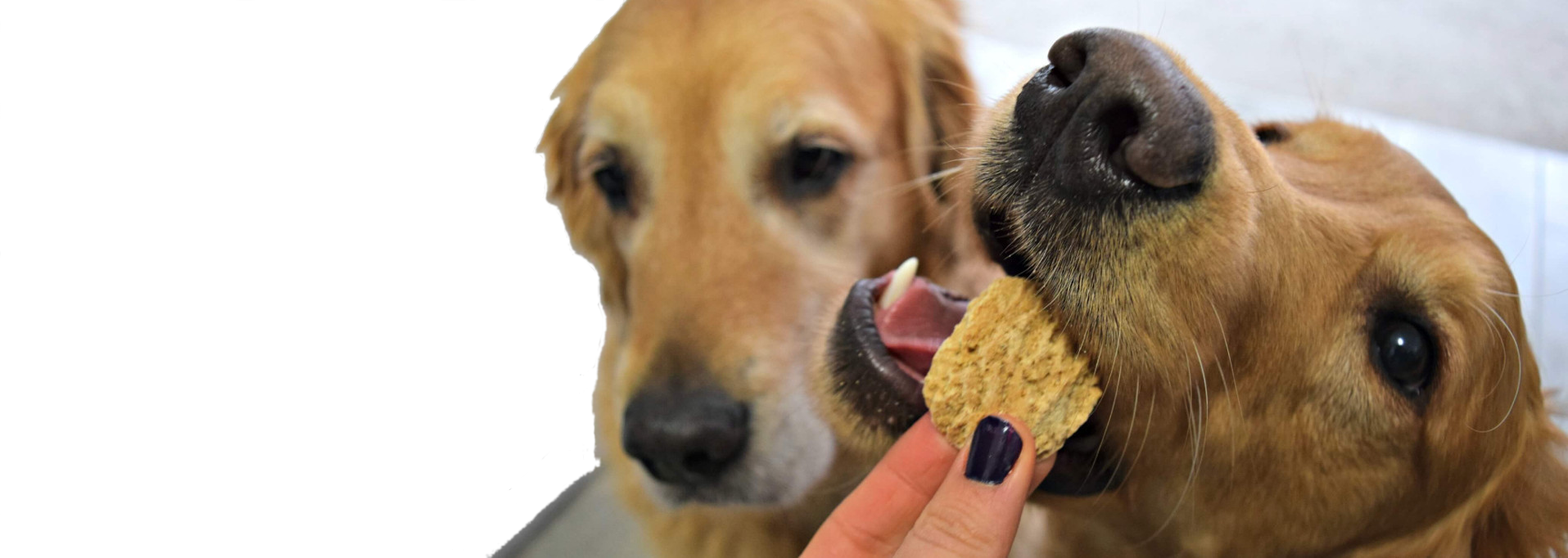
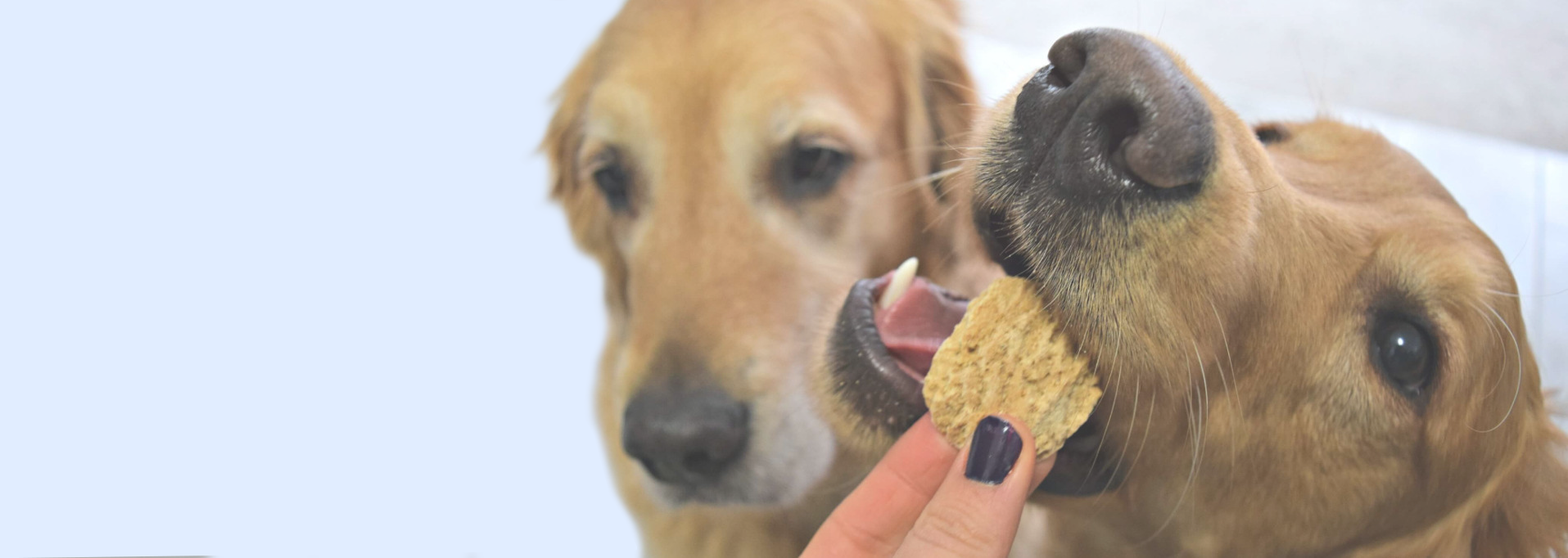
Layers edited between the first and the second 1568 × 558 image:
added layer "Layer #1" above "spree_header.png" over [0, 0, 1568, 558]
renamed "spree_header.jpg" to "spree_header.png", painted on it over [0, 0, 1568, 558]
added layer "Layer" over [0, 0, 1568, 558]
